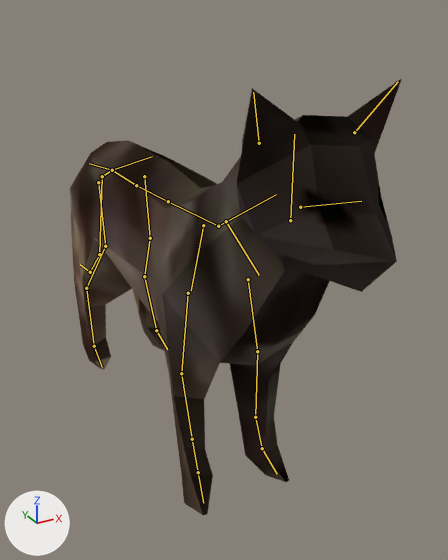
One commit to the Blender file models/cat/cat.blend: the scene before it, then after it.
One viewpoint serves both versions: a 50 mm lens placed at (-22.0, -52.5, 39.0), pointed at (4.6, -4.1, 14.8). Arrows for +X, +Y and +Z are at lower left; the lights stay in place. The picture after the commit comes second. The bones that change, and the others that lie on the model, are drawn over the model as lines.

In view in the first picture: 'ORIGAMI_Chat'.
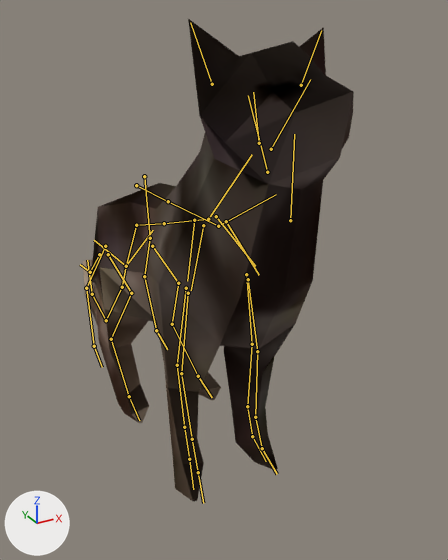
The newer file adds an action. The first version stands in its rest pose; the second is drawn at frame 4 of the action 'Salto'.

Pixel boxes (x1, y1, x2, y2) of what changed, in the pictures (448 x 560 px):
'ORIGAMI_Chat', posed (18% narrower, 11% taller)
    before: (70, 79, 402, 515)
    after: (83, 19, 354, 502)
bone 'spine', root to tip
    before: (112, 170) to (136, 185)
    after: (126, 266) to (136, 225)
bone 'tail.001', root to tip
    before: (112, 170) to (102, 176)
    after: (126, 266) to (122, 287)
bone 'tail.002', root to tip
    before: (102, 176) to (99, 254)
    after: (122, 287) to (106, 320)
bone 'tail.003', root to tip
    before: (99, 254) to (90, 272)
    after: (106, 320) to (92, 294)
bone 'tail.004', root to tip
    before: (90, 272) to (80, 264)
    after: (92, 294) to (87, 260)
bone 'spine.001', root to tip
    before: (136, 185) to (168, 201)
    after: (136, 225) to (164, 223)
bone 'upper_arm.L', root to tip
    before: (248, 279) to (257, 351)
    after: (246, 274) to (252, 344)
bone 'upper_arm.R', root to tip
    before: (188, 293) to (181, 373)
    after: (186, 288) to (177, 365)
bone 'face', root to tip
    before: (290, 220) to (294, 134)
    after: (267, 172) to (248, 95)
bone 'thigh.L', root to tip
    before: (144, 176) to (150, 238)
    after: (152, 246) to (178, 283)
bone 'shin.L', root to tip
    before: (150, 238) to (144, 276)
    after: (178, 283) to (172, 324)
bone 'foot.L', root to tip
    before: (144, 276) to (156, 330)
    after: (172, 324) to (198, 376)
bone 'r_toe.L', root to tip
    before: (156, 330) to (167, 349)
    after: (198, 376) to (212, 397)
bone 'thigh.R', root to tip
    before: (98, 182) to (105, 246)
    after: (108, 254) to (131, 293)
bone 'shin.R', root to tip
    before: (105, 246) to (86, 288)
    after: (131, 293) to (111, 339)
bone 'foot.R', root to tip
    before: (86, 288) to (94, 346)
    after: (111, 339) to (129, 396)
bone 'r_toe.R', root to tip
    before: (94, 346) to (102, 367)
    after: (129, 396) to (139, 420)

What the commit changed:
Bone 'spine' (bone_spine) moves from (0.0, 0.0, 0.0) to (-0.2, 2.8, 10.6).
Bone 'spine' (bone_spine) turns from (0, 0, 0) to (-60, -2, 0) degrees about its own x, y and z.
Bone 'tail.001' (bone_tail_001) turns from (0, 0, 0) to (23, 0, 0) degrees about its own x, y and z.
Bone 'tail.002' (bone_tail_002) turns from (0, 0, 0) to (63, 2, 2) degrees about its own x, y and z.
Bone 'tail.003' (bone_tail_003) turns from (0, 0, 0) to (23, 0, 0) degrees about its own x, y and z.
Bone 'tail.004' (bone_tail_004) turns from (0, 0, 0) to (32, 0, 0) degrees about its own x, y and z.
Bone 'spine.001' (bone_spine_001) turns from (0, 0, 0) to (45, 0, 0) degrees about its own x, y and z.
Bone 'upper_arm.L' (bone_upper_arm_l) turns from (0, 0, 0) to (-20, 2, 0) degrees about its own x, y and z.
Bone 'upper_arm.R' (bone_upper_arm_r) turns from (0, 0, 0) to (-20, -2, 0) degrees about its own x, y and z.
Bone 'face' (bone_face) turns from (0, 0, 0) to (-20, 1, -3) degrees about its own x, y and z.
Bone 'thigh.L' (bone_thigh_l) turns from (0, 0, 0) to (9, 0, 0) degrees about its own x, y and z.
Bone 'shin.L' (bone_shin_l) turns from (0, 0, 0) to (-64, 6, -5) degrees about its own x, y and z.
Bone 'foot.L' (bone_foot_l) turns from (0, 0, 0) to (34, -2, -1) degrees about its own x, y and z.
Bone 'r_toe.L' (bone_r_toe_l) turns from (0, 0, 0) to (-34, 1, -1) degrees about its own x, y and z.
Bone 'thigh.R' (bone_thigh_r) turns from (0, 0, 0) to (9, 0, 0) degrees about its own x, y and z.
Bone 'shin.R' (bone_shin_r) turns from (0, 0, 0) to (-64, -6, 5) degrees about its own x, y and z.
Bone 'foot.R' (bone_foot_r) turns from (0, 0, 0) to (34, 2, 1) degrees about its own x, y and z.
Bone 'r_toe.R' (bone_r_toe_r) turns from (0, 0, 0) to (-34, -1, 1) degrees about its own x, y and z.
